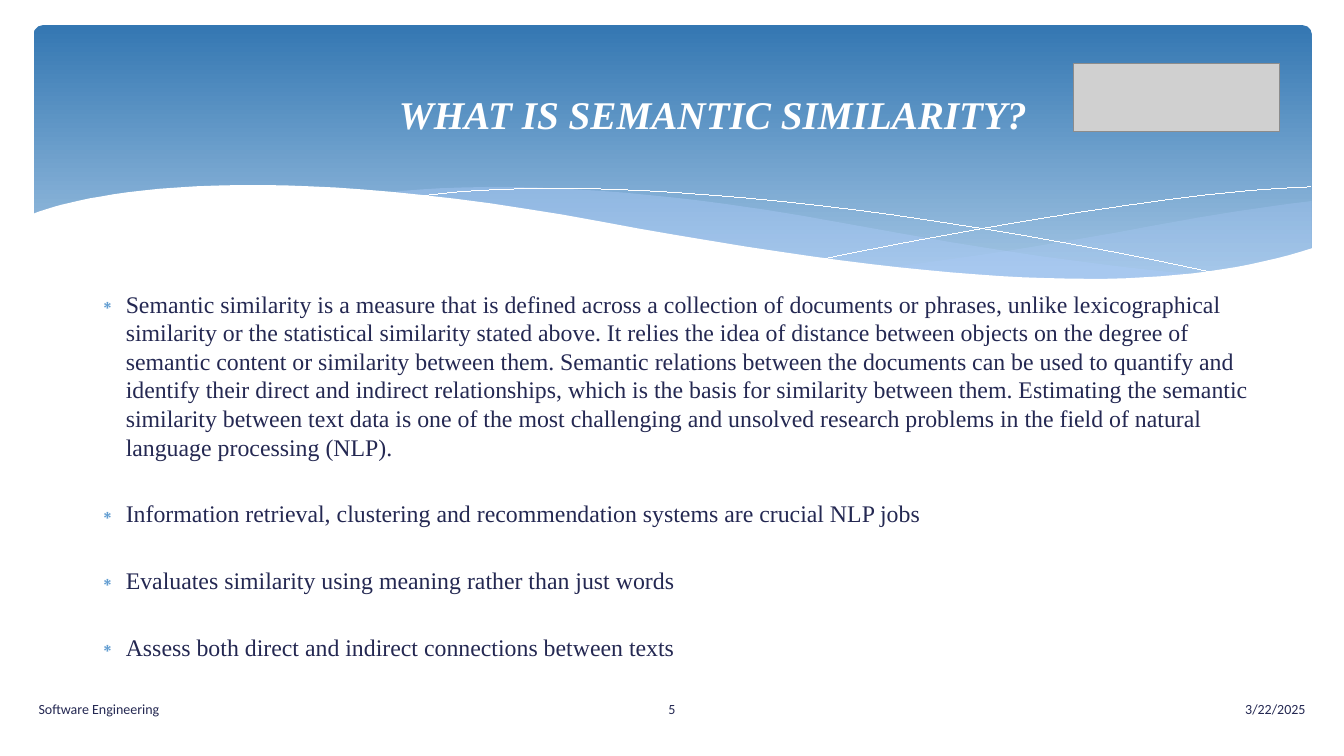
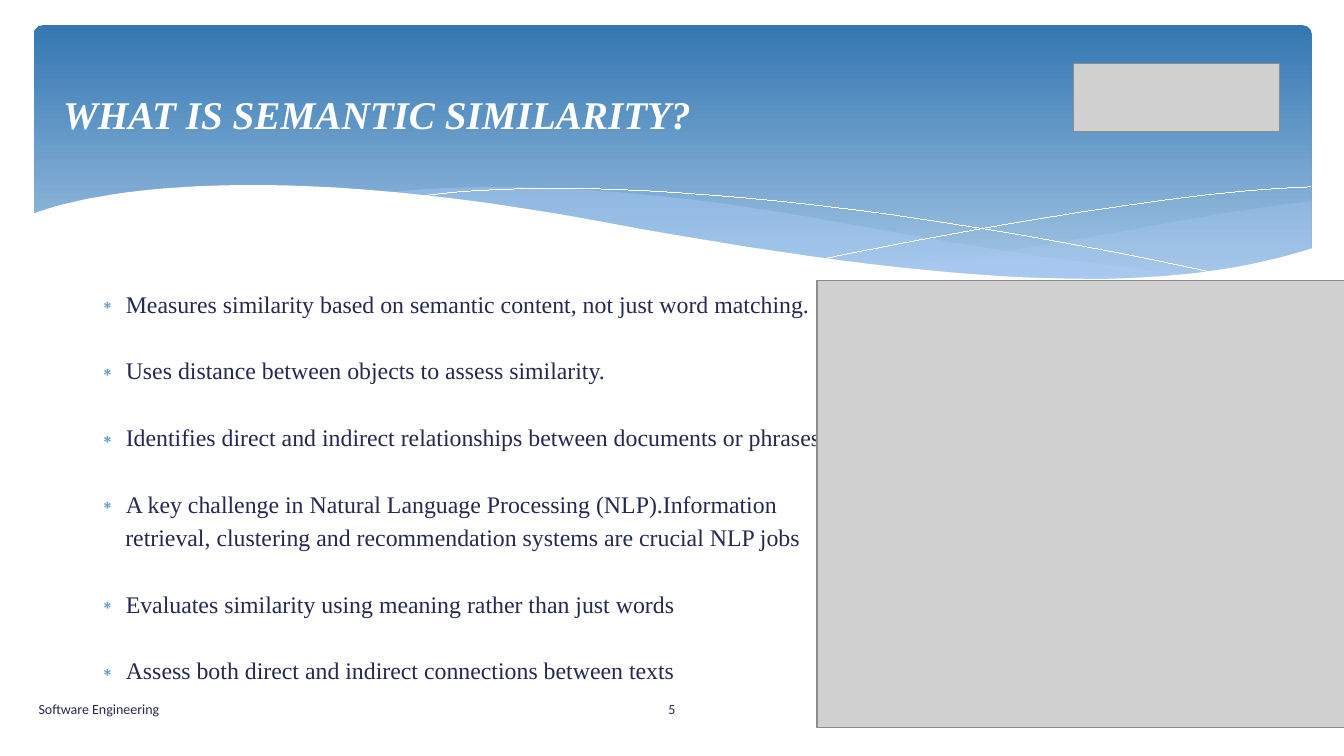
Before and after one commit to senthilmasters2024/Tech_Tweakers, a slide deck: slide 5 of SemanticAnalysisTextualData/SemanticAnalysisTextualData/Documentation/SemanticAnalysisTextualData.pptx. Drawn at 1344x756 pixels with LibreOffice and Linux fonts; fonts in the diff are those of the drawing; grey boxes stand for pictures. Boxes give left, top, right and bottom in pixels: in the first picture for what was removed or moved away, otherwise in the second. Text is boxed around its words. In the diff, an @@ line names an element or a change of style, - is before the commit and + after.

```diff
--- a/SemanticAnalysisTextualData/SemanticAnalysisTextualData/Documentation/SemanticAnalysisTextualData.pptx
+++ b/SemanticAnalysisTextualData/SemanticAnalysisTextualData/Documentation/SemanticAnalysisTextualData.pptx
@@ text "WHAT IS SEMANTIC SIMILARITY?": place and size @@
-text "WHAT IS SEMANTIC SIMILARITY?" at bbox=[399, 103, 1027, 130]
+text "WHAT IS SEMANTIC SIMILARITY?" at bbox=[63, 103, 691, 130]
@@ text at bbox=[125, 296, 826, 551]: text changed @@
-  ∗ Semantic similarity is a measure that is defined across a collection of documents or phrases, unlike lexicographical similarity or the statistical similarity stated above. It relies the idea of distance between objects on the degree of semantic content or similarity between them. Semantic relations between the documents can be used to quantify and identify their direct and indirect relationships, which is the basis for similarity between them. Estimating the semantic similarity between text data is one of the most challenging and unsolved research problems in the field of natural language processing (NLP).
-  ∗ Information retrieval, clustering and recommendation systems are crucial NLP jobs
+  ∗ Measures similarity based on semantic content, not just word matching.
+  ∗ Uses distance between objects to assess similarity.
+  ∗ Identifies direct and indirect relationships between documents or phrases.
+  ∗ A key challenge in Natural Language Processing (NLP).Information
+  retrieval, clustering and recommendation systems are crucial NLP jobs
@@ picture added at bbox=[818, 280, 1344, 728] @@
@@ text removed at bbox=[1245, 704, 1305, 715] @@
-3/22/2025
```
Also in this commit, not shown: 10 other slides changed, 5 other files.
